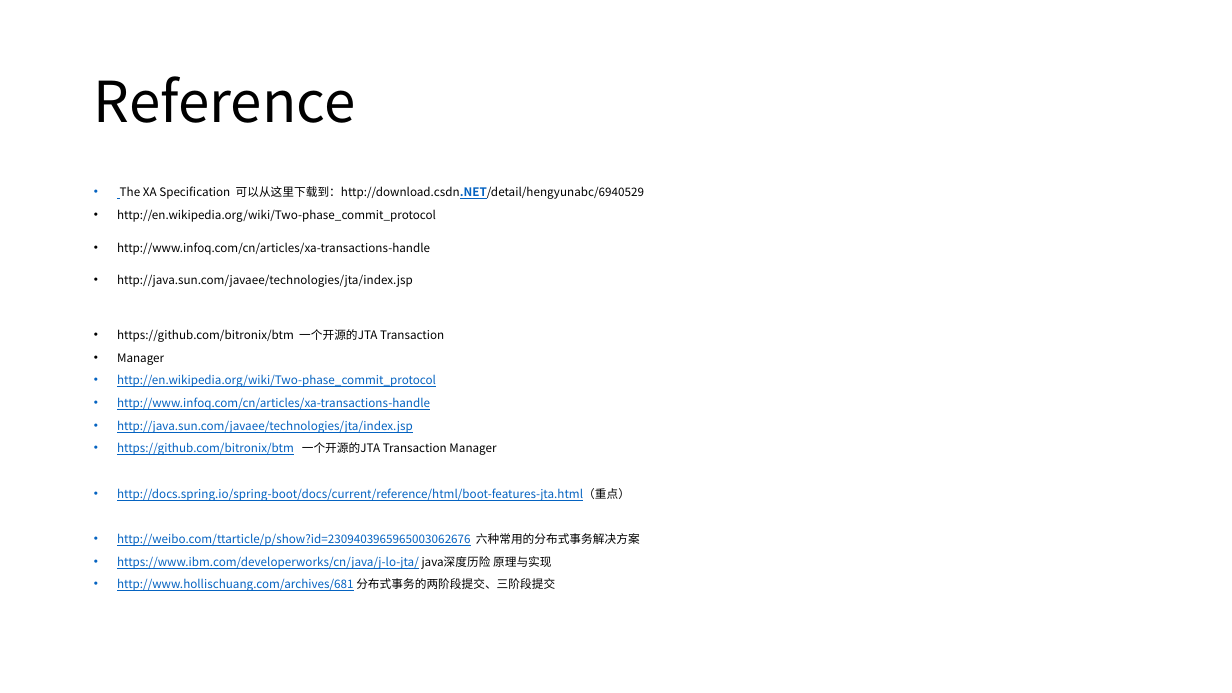
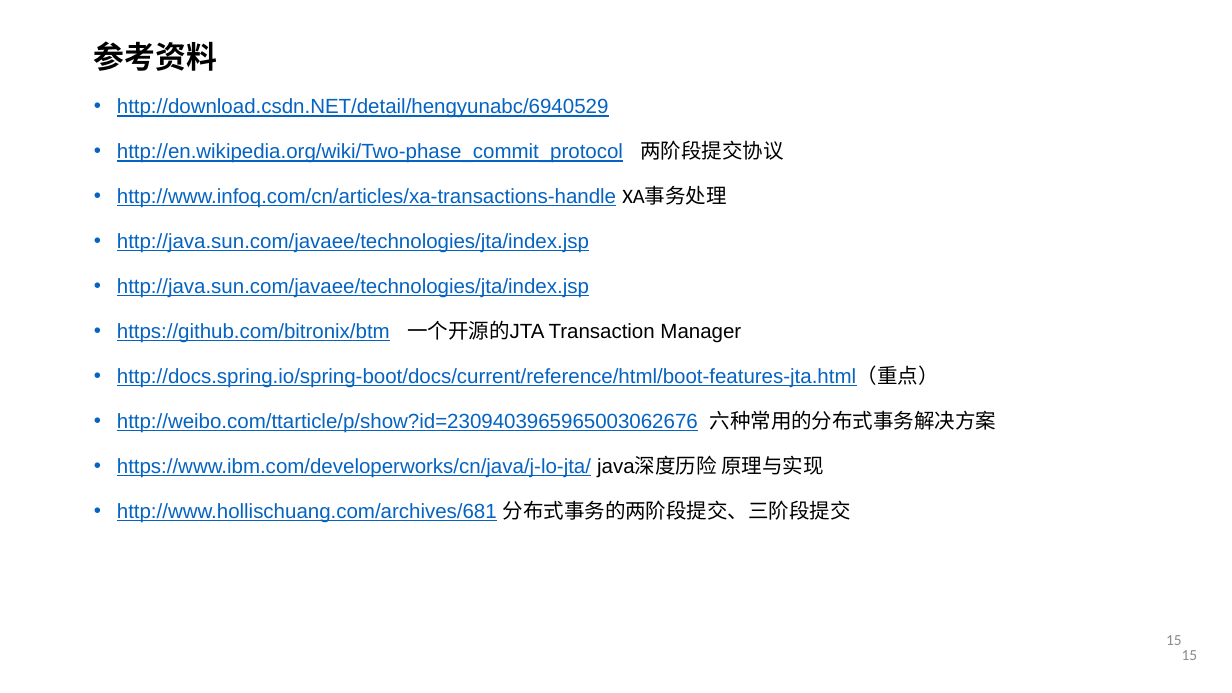
Before and after one commit to courage89/xa_presentation, a slide deck: slide 15 of 分布式事务.pptx (slide 22 before the commit). Drawn at 1232x693 pixels with LibreOffice and Linux fonts; fonts in the diff are those of the drawing; background and template pictures are left out. Boxes give left, top, right and bottom in pixels: in the first picture for what was removed or moved away, otherwise in the second. Text is boxed around its words. In the diff, an @@ line names an element or a change of style, - is before the commit and + after.

Commit message:
分布式事务ppt

```diff
--- a/分布式事务.pptx
+++ b/分布式事务.pptx
@@ title "参考资料" at bbox=[94, 41, 217, 71]: vertical alignment middle to top @@
@@ title at bbox=[94, 41, 217, 71]: text changed; size 44 to 24 pt; font Noto Sans CJK SC to Arial; bold on @@
-Reference
+参考资料
@@ text "http://download.csdn.NET/detail/hengyunabc/6940529": place and size @@
-text "http://download.csdn.NET/detail/hengyunabc/6940529" at bbox=[117, 186, 645, 591]
+text "http://download.csdn.NET/detail/hengyunabc/6940529" at bbox=[117, 98, 997, 523]
@@ text at bbox=[117, 98, 784, 208]: text changed; size 9.1 to 16 pt; font Noto Sans CJK SC to Arial; text colour #000000 to #0563C1 @@
-• The XA Specification 可以从这里下载到：http://download.csdn.NET/detail/hengyunabc/6940529
-• http://en.wikipedia.org/wiki/Two-phase_commit_protocol
-• http://www.infoq.com/cn/articles/xa-transactions-handle
+• http://download.csdn.NET/detail/hengyunabc/6940529
+• http://en.wikipedia.org/wiki/Two-phase_commit_protocol 两阶段提交协议
+• http://www.infoq.com/cn/articles/xa-transactions-handle XA事务处理
@@ text at bbox=[117, 233, 997, 523]: size 9.1 to 16 pt, font Noto Sans CJK SC to Arial in "http://java.sun.com/javaee/technologies/jta/index.jsp", "http://java.sun.com/javaee/technologies/jta/index.jsp", "https://github.com/bitronix/btm 一个开源的JTA Transaction Manager", "http://docs.spring.io/spring-boot/docs/current/reference/htm ..." and 3 more places; text colour #000000 to #0563C1, underline on in "http://java.sun.com/javaee/technologies/jta/index.jsp"; line spacing 0.7 to 1.2; more space between paragraphs @@
@@ text at bbox=[117, 329, 444, 410]: paragraphs removed @@
-• https://github.com/bitronix/btm 一个开源的JTA Transaction
-• Manager
-• http://en.wikipedia.org/wiki/Two-phase_commit_protocol
-• http://www.infoq.com/cn/articles/xa-transactions-handle
@@ page number added at bbox=[1166, 635, 1182, 645], 12 pt, text #8C8C8C @@
+15
@@ page number added at bbox=[1182, 650, 1198, 660], 12 pt, text #8C8C8C @@
+15
```
Also in this commit, not shown: 11 other slides changed, 4 slides added, 10 slides removed.
